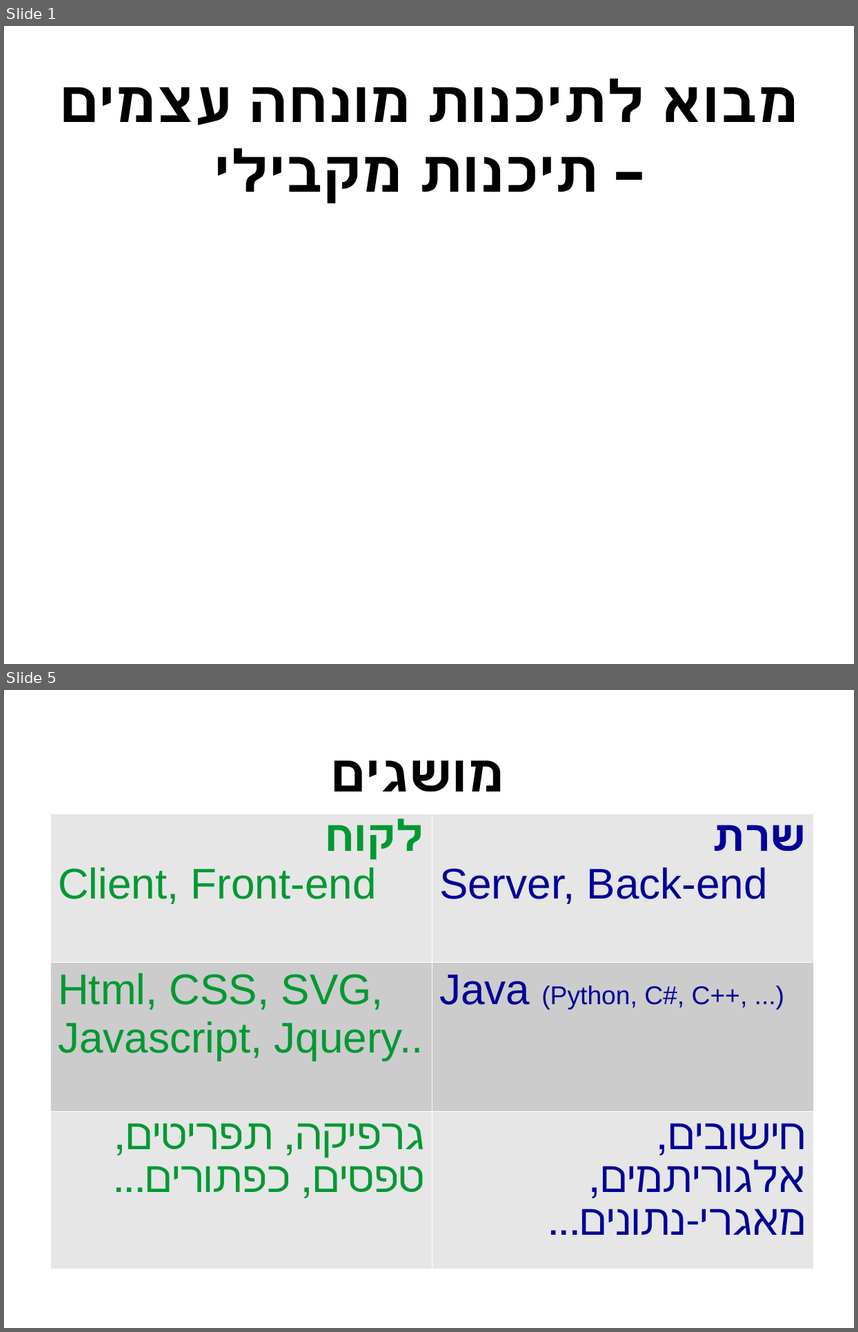
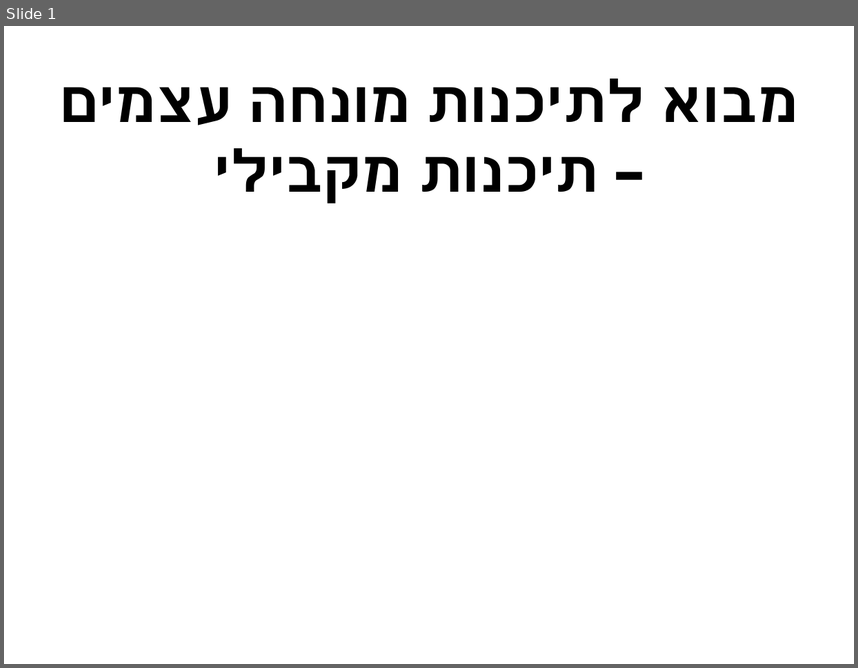
Before and after one commit to erelsgl-at-ariel/oop-5778, a slide deck: sikumim/07-parallel.odp. Shown one above the other, each under a label of ours: slides 1 and 5 before the commit, slide 1 after it; the slides between them are not shown. The pictures are 858x1332 and 858x668 pixels, drawn with LibreOffice and Linux fonts; fonts in the diff are those of the drawing. Boxes give left, top, right and bottom in pixels: in the first picture for what was removed or moved away, otherwise in the second. Text is boxed around its words. In the diff, an @@ line names an element or a change of style, - is before the commit and + after.

```diff
--- a/sikumim/07-parallel.odp
+++ b/sikumim/07-parallel.odp
@@ slide 5 removed at <box>4,690,854,1328</box>, background #FFFFFF @@
@@ title removed at <box>331,760,504,791</box> @@
-מושגים
@@ table removed at <box>50,814,814,1268</box>, 3 rows, 2 columns @@
-לקוח / Client, Front-end | שרת / Server, Back-end
-Html, CSS, SVG, Javascript, Jquery.. | Java (Python, C#, C++, ...)
-גרפיקה, תפריטים, טפסים, כפתורים... | חישובים, אלגוריתמים, מאגרי-נתונים...
```
Also in this commit, not shown: 1 slide changed, 2 slides added, 3 other slides removed, 1 other file.
